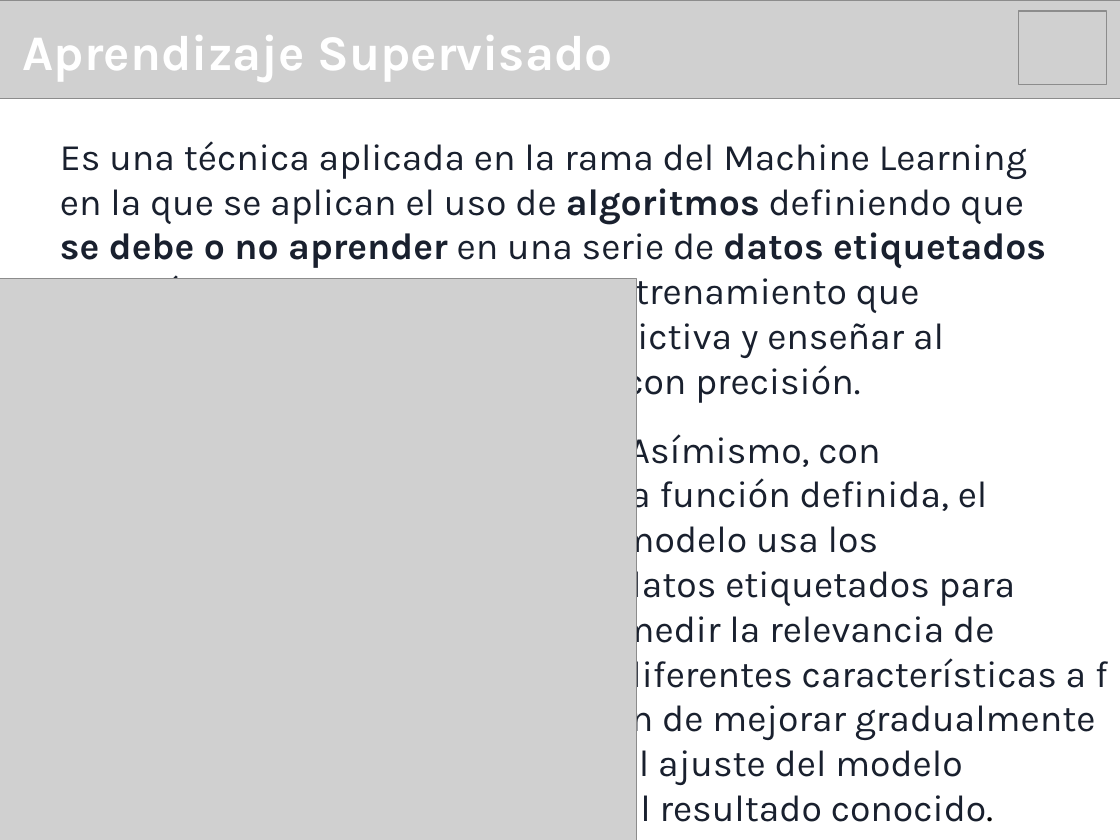
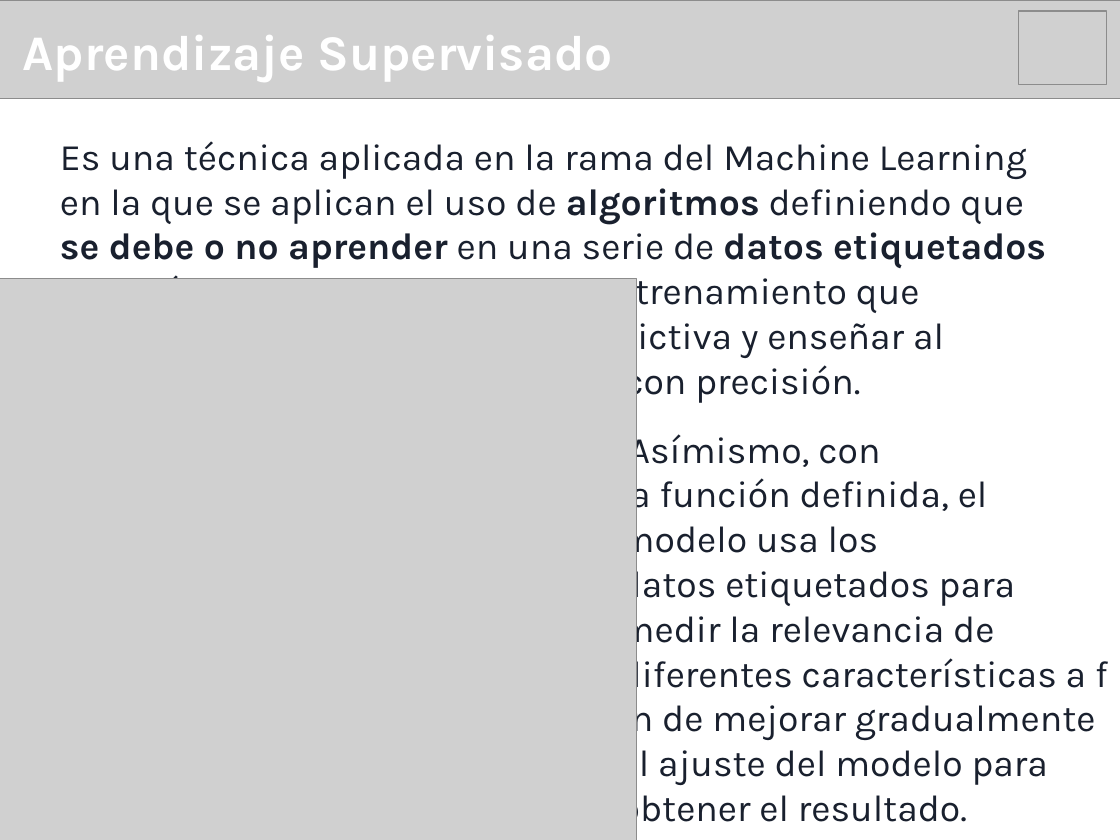
Before and after one commit to IgnGGA/grupo9, a slide deck: slide 4 of presentación/presentaciónDosMineriaDeDatos.pptx. Drawn at 1120x840 pixels with LibreOffice and Linux fonts; fonts in the diff are those of the drawing; grey boxes stand for pictures. Boxes give left, top, right and bottom in pixels: in the first picture for what was removed or moved away, otherwise in the second. Text is boxed around its words. In the diff, an @@ line names an element or a change of style, - is before the commit and + after.

```diff
--- a/presentación/presentaciónDosMineriaDeDatos.pptx
+++ b/presentación/presentaciónDosMineriaDeDatos.pptx
@@ text at [620,429,1096,831]: text changed @@
-Asímismo, con la función definida, el modelo usa los datos etiquetados para medir la relevancia de diferentes características a fin de mejorar gradualmente el ajuste del modelo al resultado conocido.
+Asímismo, con la función definida, el modelo usa los datos etiquetados para medir la relevancia de diferentes características a fin de mejorar gradualmente el ajuste del modelo para obtener el resultado.
```
Also in this commit, not shown: 12 other slides changed, 2 slides added, 2 slides removed.
